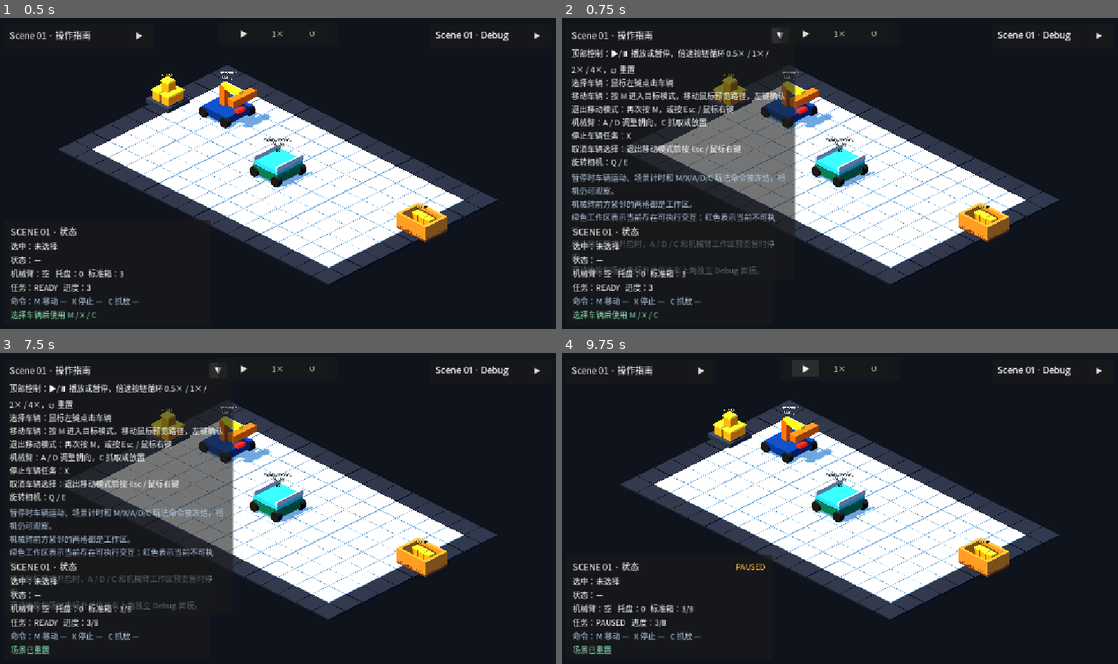
Above: before the commit, frames 1-4 (two rows, left to right).
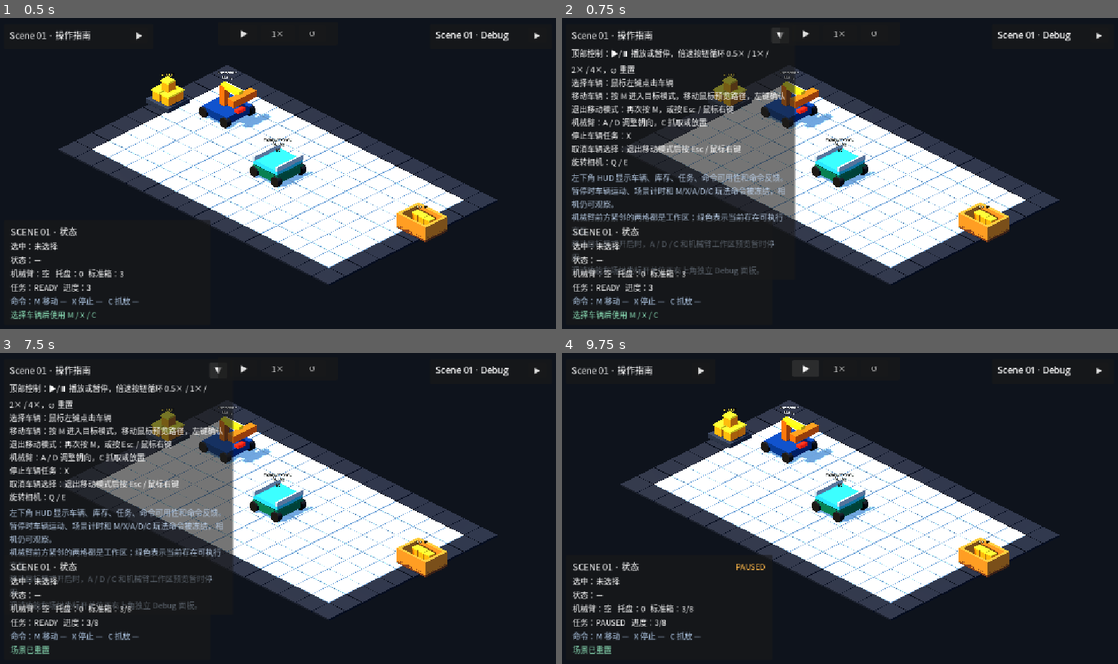
Above: after the commit, the same moments.

Repository: Ri0n72Y/automata
Game: Godot game, scene res://scenes/scene_01/scene_01_basic_packing.tscn
The game is run twice, just before and just after one commit, with the same random seed, the same clock (stepped at 60 frames per second) and the same inputs.
Inputs:
- Up to frame 1 (0.5 s): no input
- Up to frame 2 (0.75 s): click "▶" at 0.5 s
- Up to frame 3 (7.5 s): click "▼" at 1.25 s; click "▶" at 2 s; click "⏸" at 2.75 s; click "1×" at 3.5 s; click "2×" at 4.25 s; click "4×" at 5 s; click "0.5×" at 5.75 s; click "↺" at 6.5 s; click "▶" at 7.25 s
- Up to frame 4 (9.75 s): click "▼" at 8 s; click "▶" at 8.75 s; click "⏸" at 9.5 s

Frame 1 is identical in both runs. In frame 2, 2.0% of the frame differs, in the area x 1-41%, y 50-70%; in frame 3, 2.0%; in frame 4, less than 0.1%.

Commit message:
[codex]refactor(scene-01): 精简操作指南反馈

Diff:
--- a/scenes/scene_01/components/scene_01_manual_ui.tscn
+++ b/scenes/scene_01/components/scene_01_manual_ui.tscn
@@ -62,16 +62,8 @@
 [node name="ScopeNote" type="Label" parent="RootControl/Panel/Margin/VBox"]
 visible = false
 layout_mode = 2
-text = "暂停时车辆运动、场景计时和 M/X/A/D/C 玩法命令被冻结，相机仍可观察。\n机械臂前方紧邻的两格都是工作区。\n绿色工作区表示当前存在可执行交互；红色表示当前不可执行。\n移动目标模式开启时，A / D / C 和机械臂工作区预览暂时停用。\n调试功能和场地坐标开关位于右上角独立 Debug 面板。"
+text = "左下角 HUD 显示车辆、库存、任务、命令可用性和命令反馈。\n暂停时车辆运动、场景计时和 M/X/A/D/C 玩法命令被冻结，相机仍可观察。\n机械臂前方紧邻的两格都是工作区；绿色表示当前存在可执行交互。\n移动目标模式开启时，A / D / C 和机械臂工作区预览暂时停用。\n调试功能和场地坐标开关位于右上角独立 Debug 面板。"
 autowrap_mode = 2
 modulate = Color(0.72, 0.8, 0.9, 1)
 
-[node name="StatusLabel" type="Label" parent="RootControl/Panel/Margin/VBox"]
-unique_name_in_owner = true
-visible = false
-layout_mode = 2
-text = "点击顶部 ▶ 开始；选择车辆后按 M 移动，机械臂可用 A/D 转向、C 抓取或放置"
-autowrap_mode = 2
-modulate = Color(0.55, 0.88, 0.72, 1)
-
 [connection signal="pressed" from="RootControl/Panel/Margin/VBox/HeaderRow/CollapseButton" to="." method="_on_collapse_pressed"]
